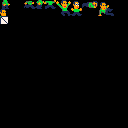
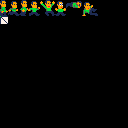
Layered file, before and after one edit (128px x 128px). Changes by layer:
renamed "Actors" to "Background copy", painted on it over box(0, 0, 114, 16)
